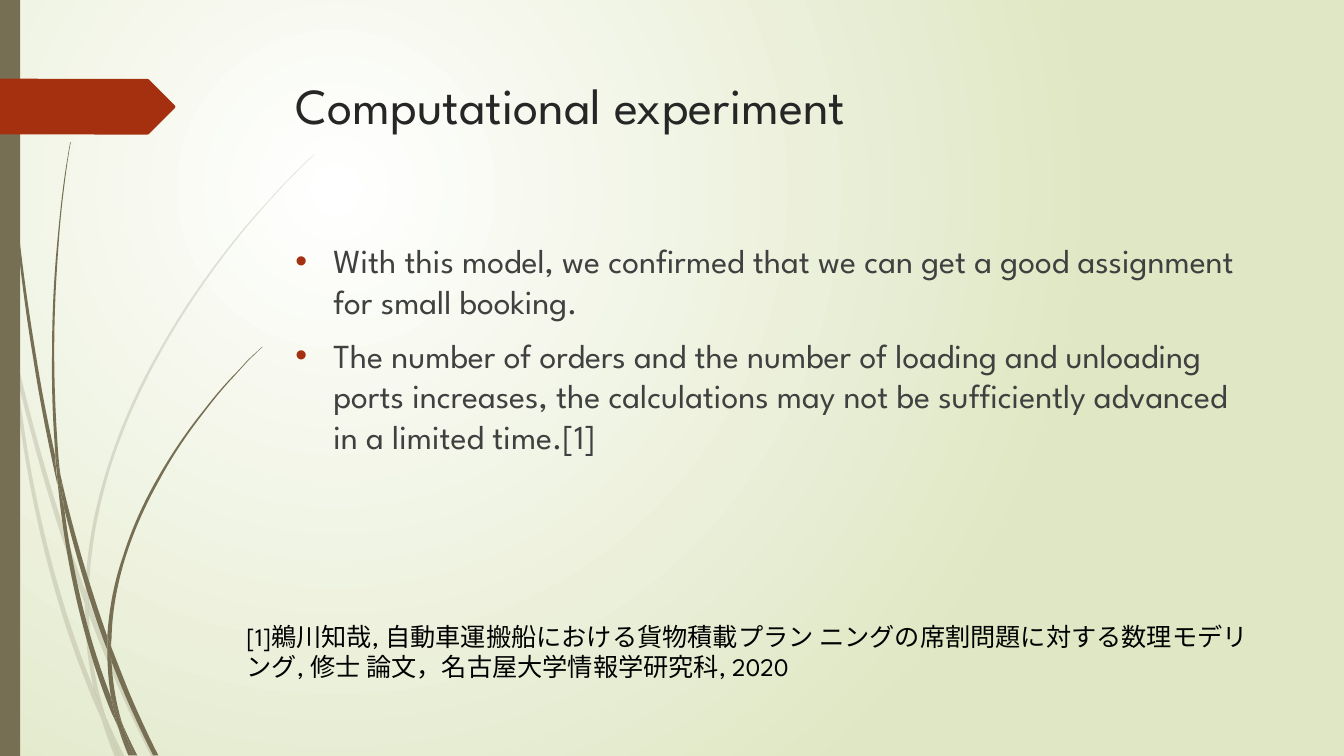
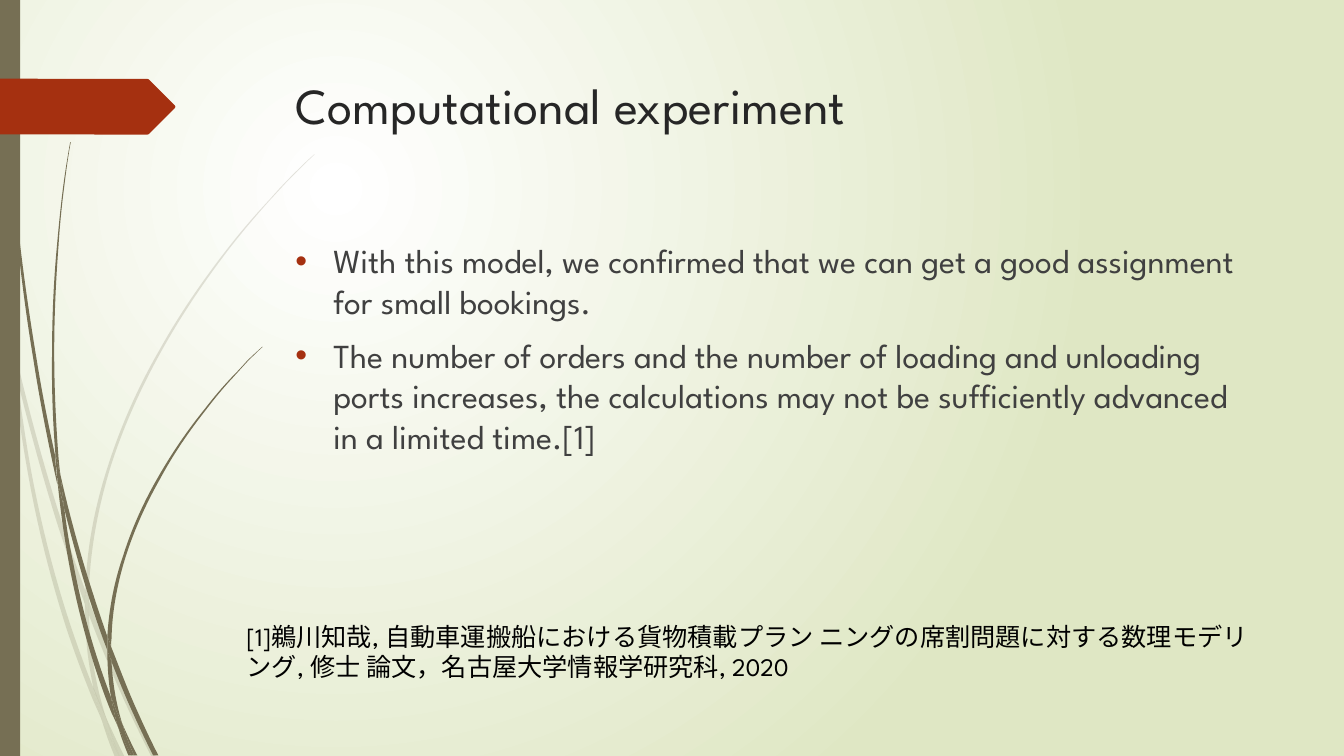
Before and after one commit to r-kurosu/kline_new, a slide deck: slide 20 of 中間報告.pptx. Drawn at 1344x756 pixels with LibreOffice and Linux fonts; fonts in the diff are those of the drawing. Boxes give left, top, right and bottom in pixels: in the first picture for what was removed or moved away, otherwise in the second. Text is boxed around its words. In the diff, an @@ line names an element or a change of style, - is before the commit and + after.

```diff
--- a/中間報告.pptx
+++ b/中間報告.pptx
@@ text at (333, 249, 1234, 322): text changed @@
-• With this model, we confirmed that we can get a good assignment for small booking.
+• With this model, we confirmed that we can get a good assignment for small bookings.
```
Also in this commit, not shown: 7 other slides changed, 3 other files.
